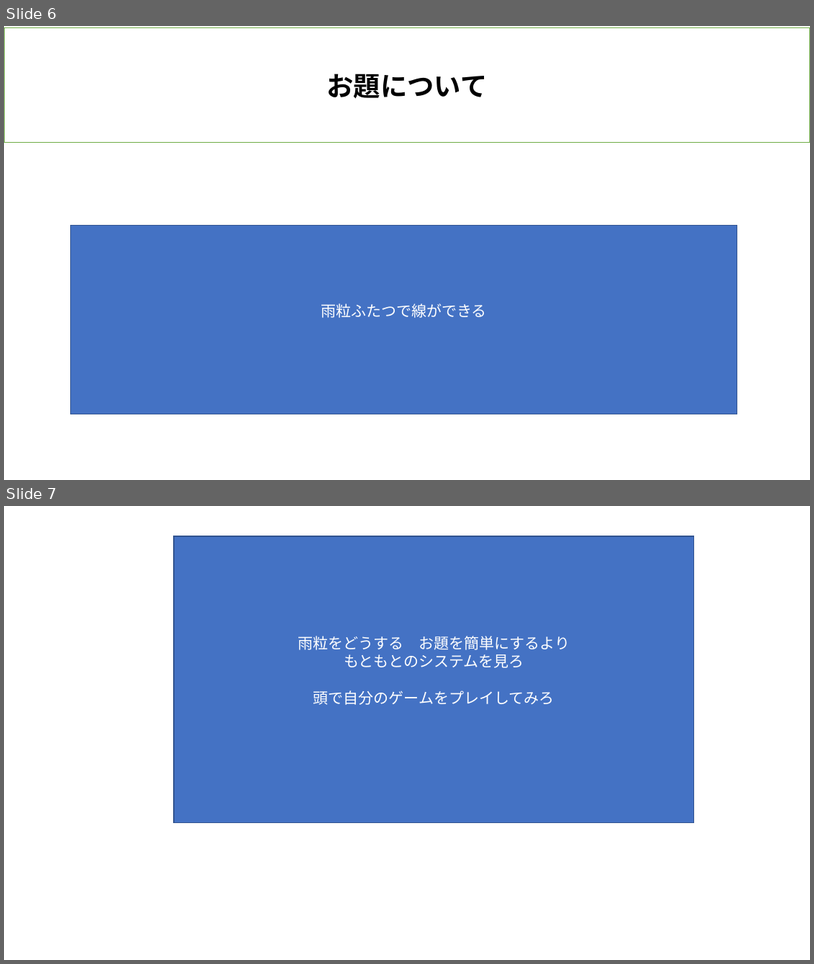
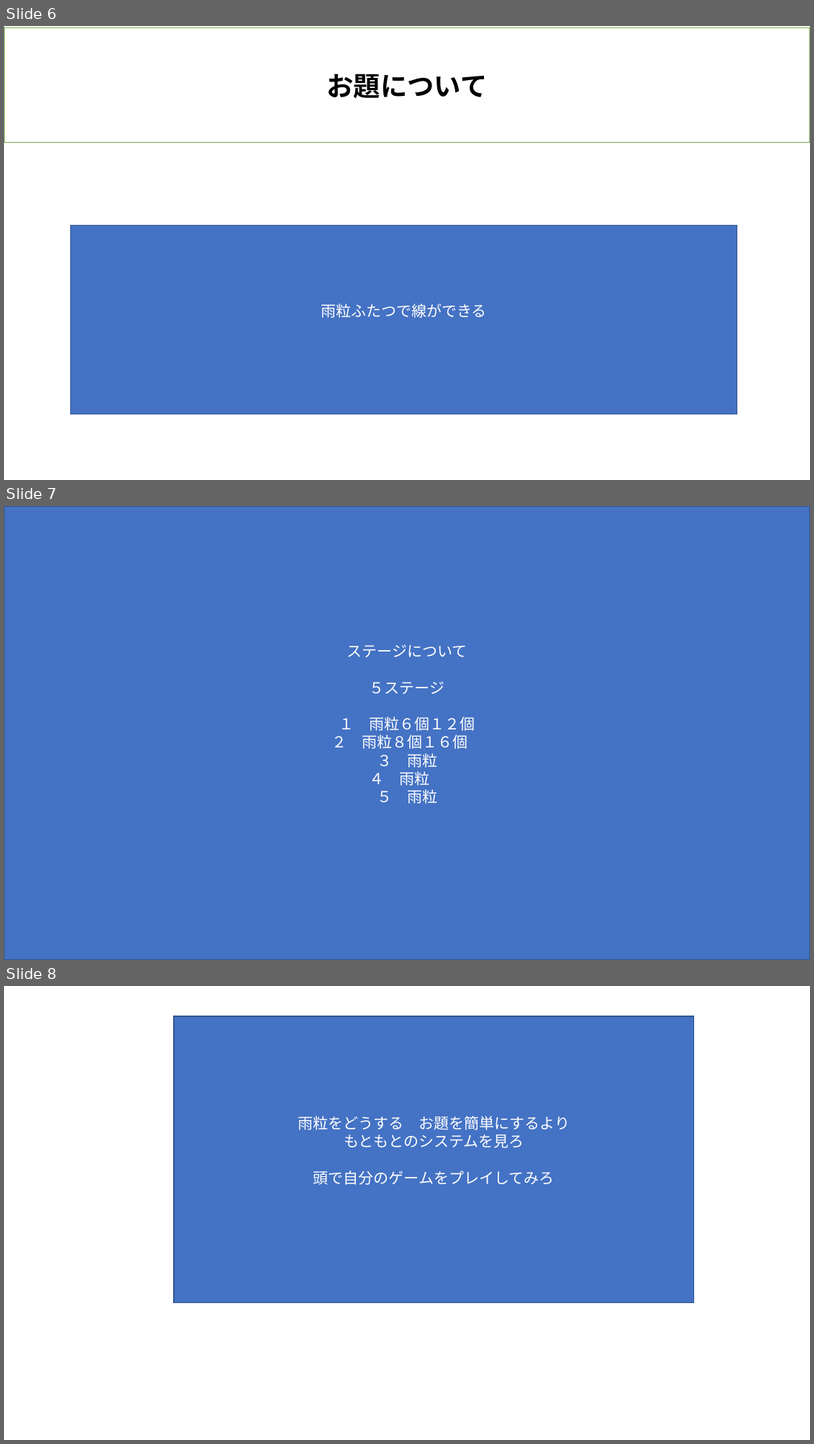
Before and after one commit to 2025Game/12Yamamoto, a slide deck: 3DLV3/Plam/仕様書.pptx. Shown one above the other, each under a label of ours: slides 6 and 7 before the commit, slides 6, 7 and 8 after it. The pictures are 814x964 and 814x1444 pixels, drawn with LibreOffice and Linux fonts; fonts in the diff are those of the drawing. Boxes give left, top, right and bottom in pixels: in the first picture for what was removed or moved away, otherwise in the second. Text is boxed around its words. In the diff, an @@ line names an element or a change of style, - is before the commit and + after.

```diff
--- a/3DLV3/Plam/仕様書.pptx
+++ b/3DLV3/Plam/仕様書.pptx
@@ slide 7 added at bbox=[4, 506, 810, 960], background #FFFFFF @@
@@ rectangle added at bbox=[4, 506, 810, 960], fill #4472C4, outline #325491 1 pt, 18 pt, text #FFFFFF @@
+ステージについて
+５ステージ
+１ 雨粒６個１２個
+２ 雨粒８個１６個
+３ 雨粒
+４ 雨粒
+５ 雨粒
@@ what was slide 7 is now slide 8 @@
```
Also in this commit, not shown: 7 other files.
